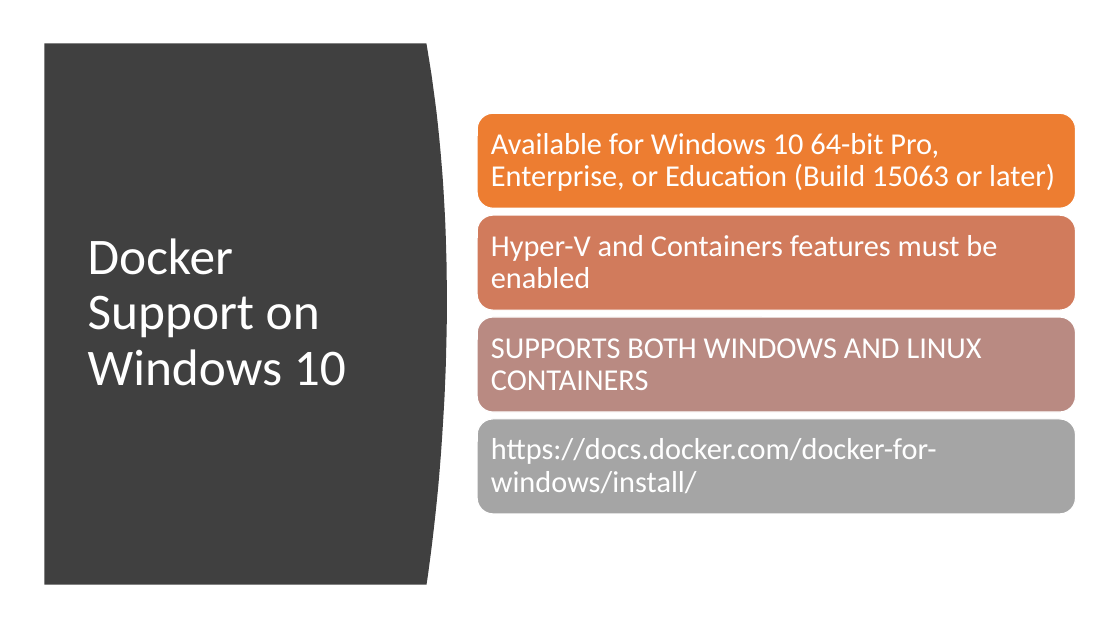
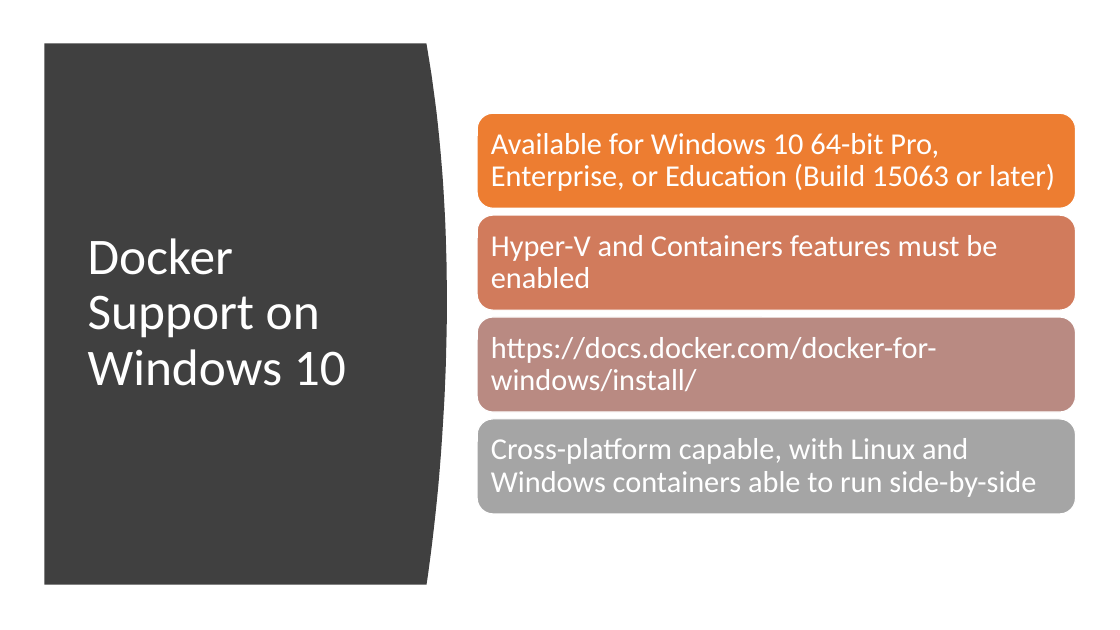
Before and after one commit to chlsmith/sql-on-docker, a slide deck: slide 9 of sql-on-docker.pptx. Drawn at 1120x630 pixels with LibreOffice and Linux fonts; fonts in the diff are those of the drawing. Boxes give left, top, right and bottom in pixels: in the first picture for what was removed or moved away, otherwise in the second. Text is boxed around its words. In the diff, an @@ line names an element or a change of style, - is before the commit and + after.

```diff
--- a/sql-on-docker.pptx
+++ b/sql-on-docker.pptx
@@ text "https://docs.docker.com/docker-for-windows/install/": place and size @@
-text "https://docs.docker.com/docker-for-windows/install/" at (491, 438, 937, 493)
+text "https://docs.docker.com/docker-for-windows/install/" at (491, 337, 937, 391)
@@ text removed at (491, 338, 982, 390) @@
-SUPPORTS BOTH WINDOWS AND LINUX CONTAINERS
@@ text added at (491, 438, 1036, 497), 26 pt, text #FFFFFF @@
+Cross-platform capable, with Linux and Windows containers able to run side-by-side
```
Also in this commit, not shown: 4 other slides changed.
